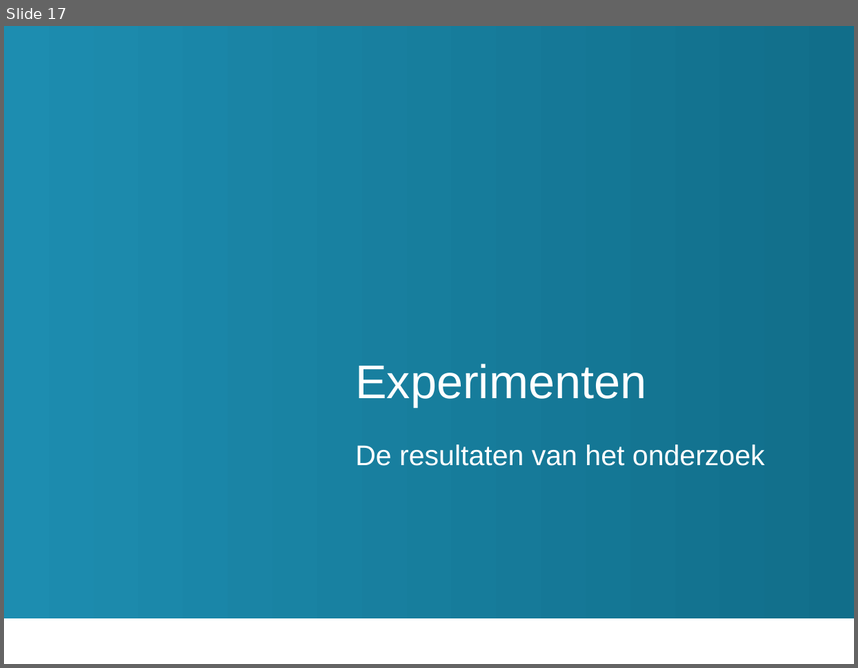
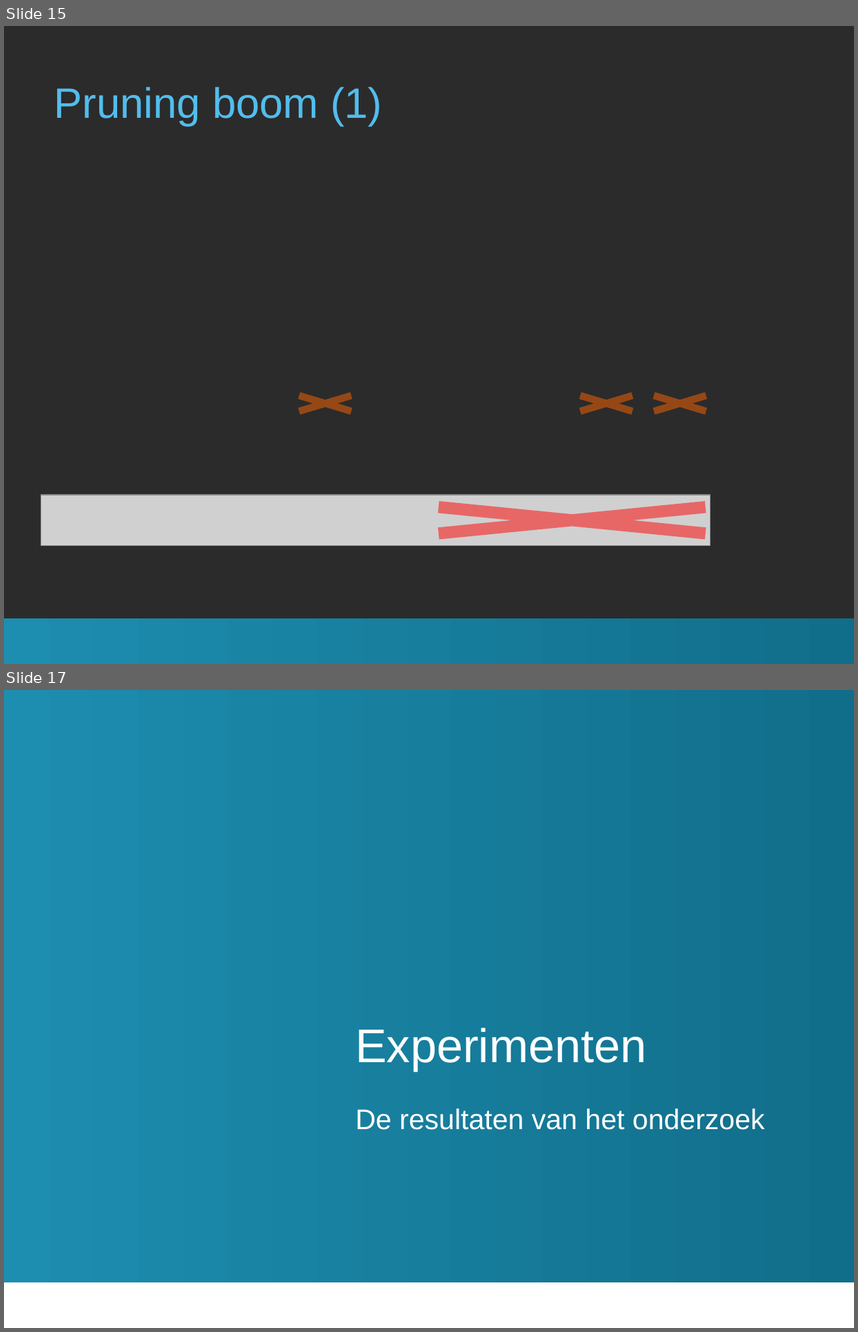
Before and after one commit to TomDeGroote/Bachelorproef, a slide deck: Paper/Finale Presentatie/presentatie.pptx. Shown one above the other, each under a label of ours: slide 17 before the commit, slides 15 and 17 after it; the slides between them are not shown. The pictures are 858x668 and 858x1332 pixels, drawn with LibreOffice and Linux fonts; fonts in the diff are those of the drawing; grey boxes stand for pictures; background and template pictures are left out; a plain dark background stands for a picture behind light text. Boxes give left, top, right and bottom in pixels: in the first picture for what was removed or moved away, otherwise in the second. Text is boxed around its words. In the diff, an @@ line names an element or a change of style, - is before the commit and + after.

```diff
--- a/Paper/Finale Presentatie/presentatie.pptx
+++ b/Paper/Finale Presentatie/presentatie.pptx
@@ slide 15 added at [4,26,854,664], background picture (left out) @@
@@ title added at [54,87,382,125], 36 pt, text #52BDEC @@
+Pruning boom (1)
@@ cross added at [275,388,375,418], fill #FF6600 at 50% opacity @@
@@ cross added at [557,388,657,418], fill #FF6600 at 50% opacity @@
@@ cross added at [630,388,730,418], fill #FF6600 at 50% opacity @@
@@ picture added at [41,495,710,546] @@
@@ cross added at [315,495,829,546], fill #FF0000 at 50% opacity @@
@@ rectangle added at [4,619,854,664], fill gradient #1D8DB0 to #116E8A to #177E9D to #BED8E8 @@
```
Also in this commit, not shown: 14 slides changed, 2 other slides added, 3 slides removed, 8 other files.
